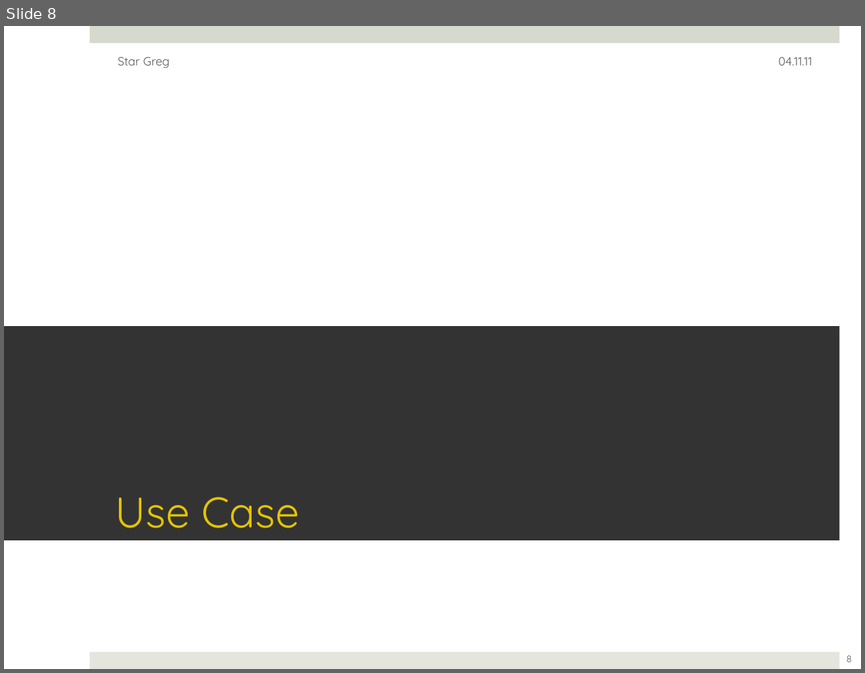
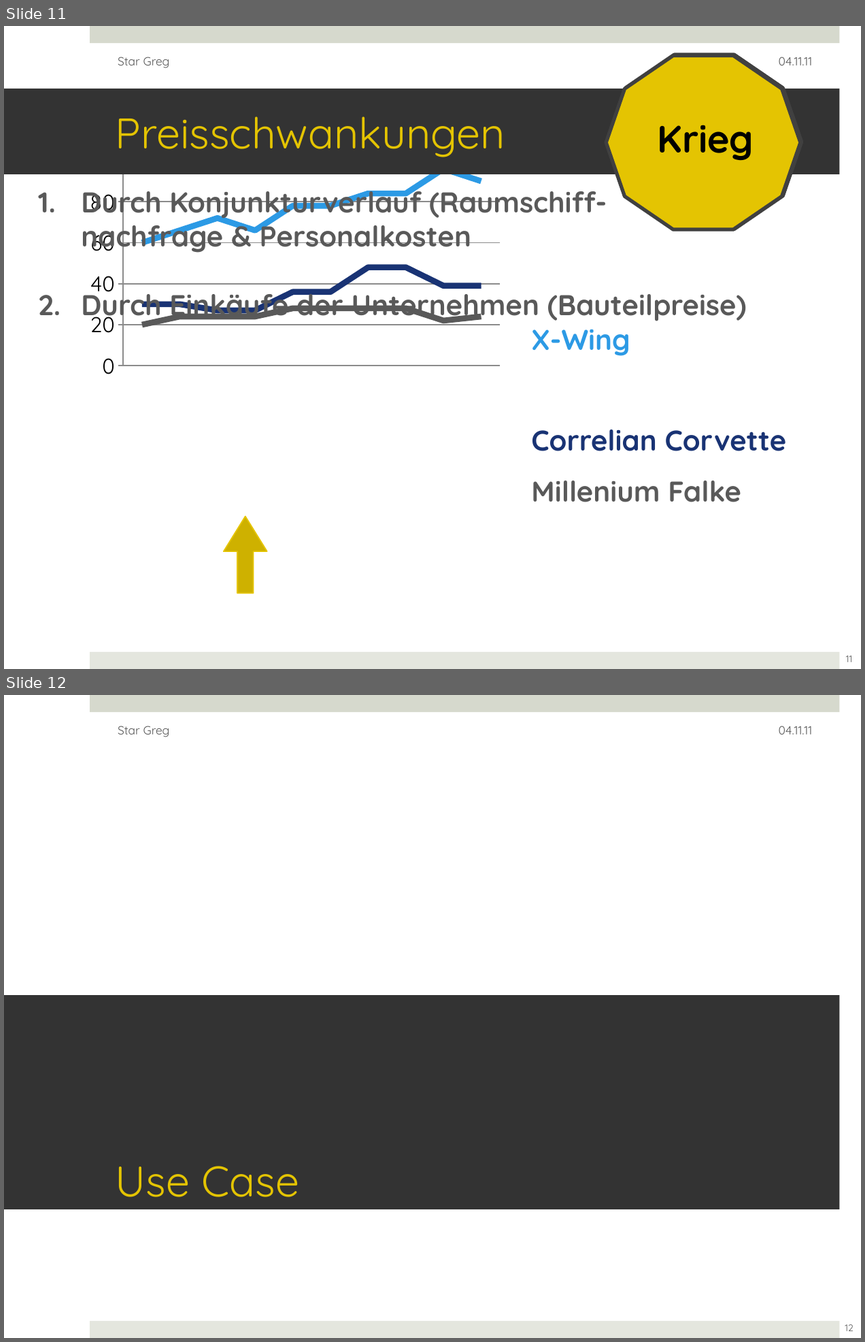
Before and after one commit to ftes/stargreg, a slide deck: 70 Praesentation/20 StarGreg Jan.pptx. Shown one above the other, each under a label of ours: slide 8 before the commit, slides 11 and 12 after it. The pictures are 865x673 and 865x1342 pixels, drawn with LibreOffice and Linux fonts; fonts in the diff are those of the drawing. Boxes give left, top, right and bottom in pixels: in the first picture for what was removed or moved away, otherwise in the second. Text is boxed around its words. In the diff, an @@ line names an element or a change of style, - is before the commit and + after.

```diff
--- a/70 Praesentation/20 StarGreg Jan.pptx
+++ b/70 Praesentation/20 StarGreg Jan.pptx
@@ slide 11 added at [4, 26, 861, 669], background #FFFFFF; not listed: 2 template elements that a slide beside it also shows @@
@@ text added at [118, 57, 170, 68], 10 pt, text #595959 @@
+Star Greg
@@ decagon added at [606, 55, 801, 229], fill #E4C402, outline #404040 3 pt @@
@@ decagon added at [607, 55, 802, 229], fill #E4C402, outline #404040 3 pt @@
@@ decagon added at [607, 55, 802, 228], fill #E4C402, outline #404040 3 pt @@
@@ text added at [779, 57, 813, 65], 10 pt, text #595959 @@
+04.11.11
@@ line chart added at [83, 78, 679, 503] @@
+categories: 1, 2, 3, 4, 5, 6, 7, 8, 9, 10
+Series 1: 60, 66, 72, 66, 78, 78, 84, 84, 96, 90
+Series 2: 30, 30, 27, 27, 36, 36, 48, 48, 39, 39
+Series 3: 20, 24, 24, 24, 28, 28, 28, 28, 22, 24
+Series 4: -, -, -, -, -, -, -, -, -, -
+Series 5: -, -, -, -, -, -, -, -, -, -
+Series 6: -, -, -, -, -, -, -, -, -, -
@@ title added at [4, 89, 839, 174], fill #333333, 36 pt, text #E4C402 @@
+Preisschwankungen
@@ text added at [648, 125, 766, 161], 32 pt, text #000000, bold @@
+Planet
@@ text added at [653, 125, 759, 161], 32 pt, text #000000, bold @@
+Streik
@@ text added at [656, 125, 755, 160], 32 pt, text #000000, bold @@
+Warp
@@ text added at [657, 125, 754, 161], 32 pt, text #000000, bold @@
+Krieg
@@ text added at [81, 183, 747, 322], 24 pt, text #595959, bold @@
+1. Durch Konjunkturverlauf (Raumschiff-
+nachfrage & Personalkosten
+1. Durch Einkäufe der Unternehmen (Bauteilpreise)
@@ text added at [531, 329, 787, 502], 24 pt, text #193374, bold @@
+X-Wing
+Correlian Corvette
+Millenium Falke
@@ up arrow added at [224, 516, 267, 593], fill #CFB202, outline #E6C500 1 pt @@
@@ page number added at [846, 655, 852, 662], 8 pt, text #595959 @@
+11
@@ what was slide 8 is now slide 12 @@
@@ page number at [844, 1324, 853, 1331]: text changed @@
-8
+12
```
Also in this commit, not shown: 4 slides changed, 3 other slides added.
